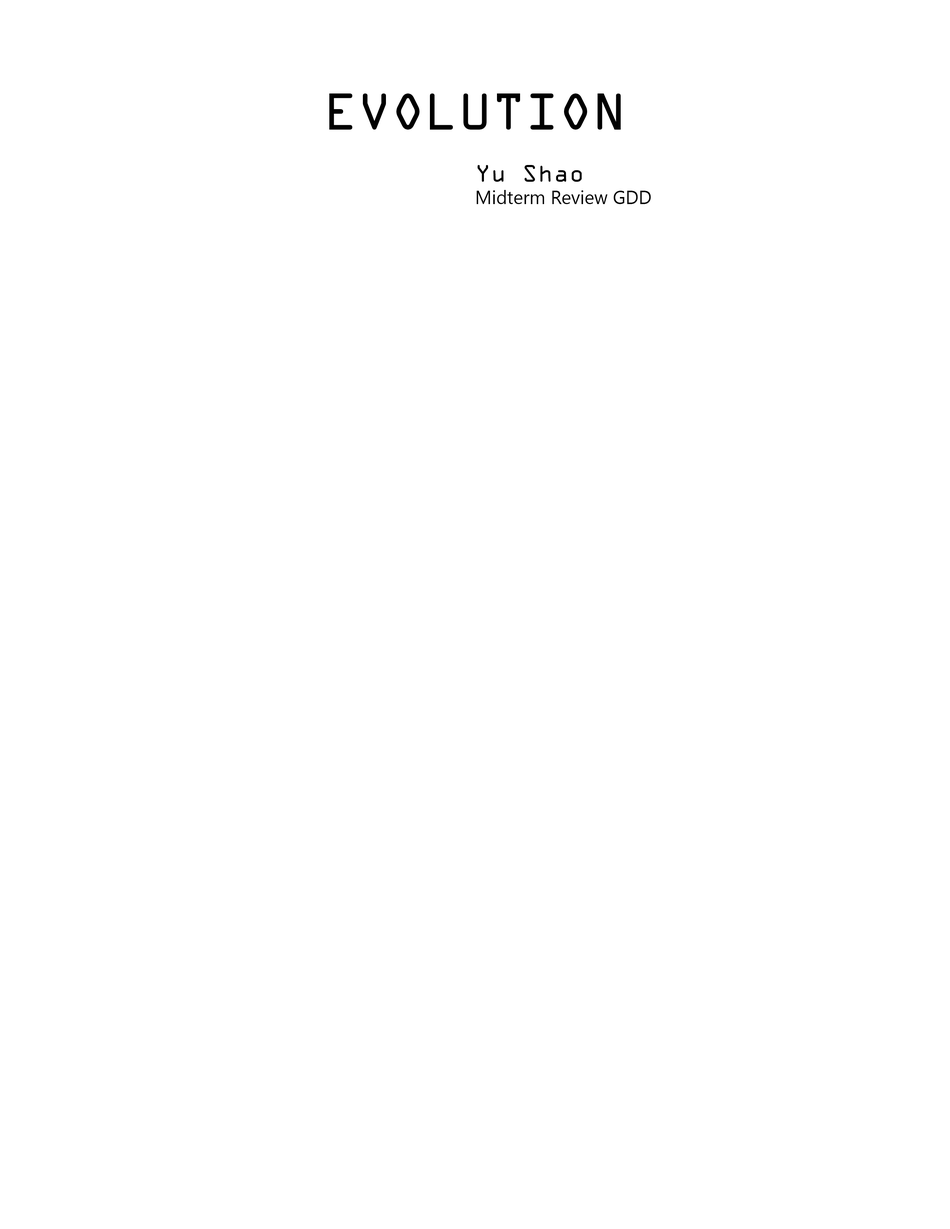
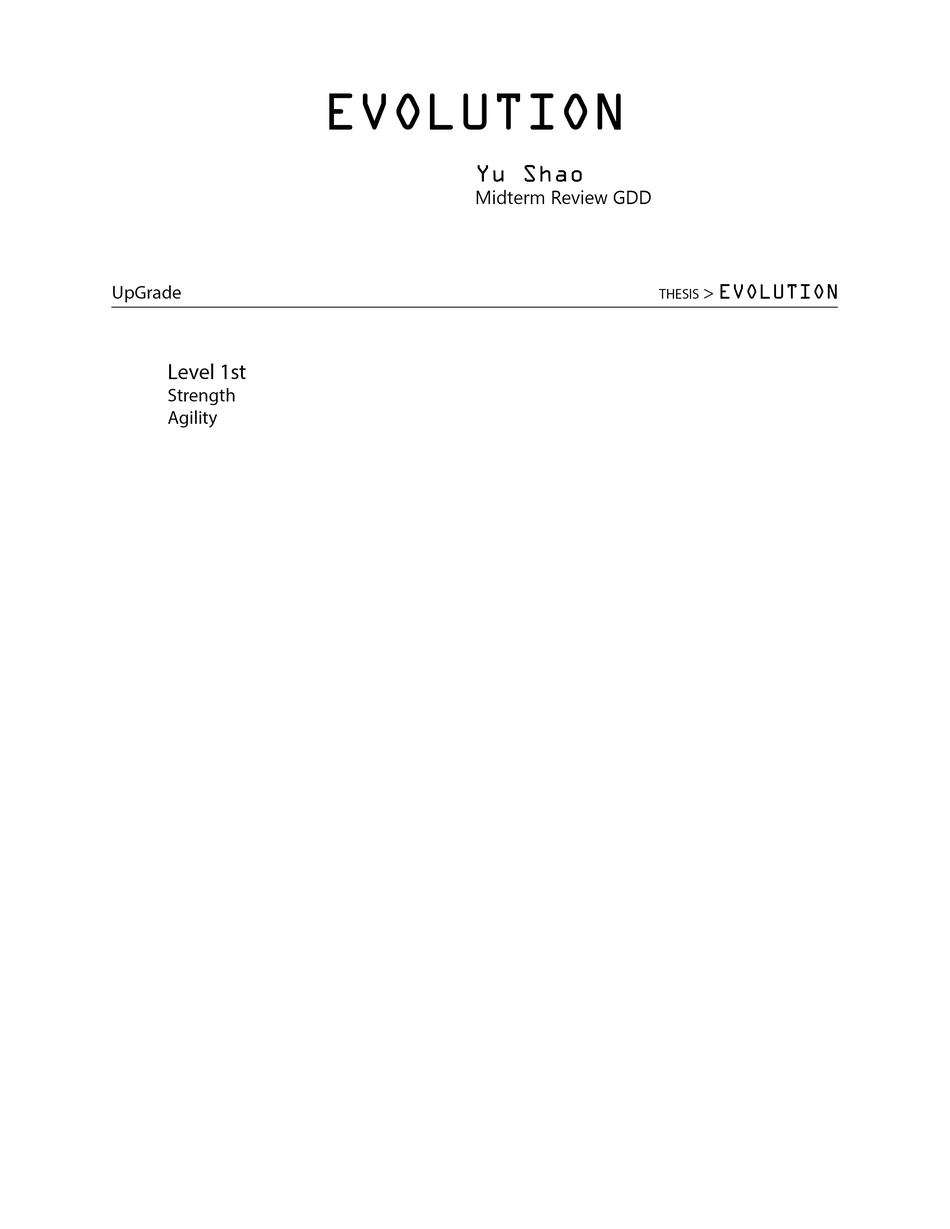
Before/after of a (950, 1229) layered artwork. What changed in the layer stack:
added layer "Level 1st Strength Agility" above "_______________________________________________________________" over (168, 363, 246, 429)
added layer "_______________________________________________________________" above "UpGrade" over (111, 306, 838, 308)
added layer "UpGrade" above "EVOLUTION Yu Shao Midterm Review GDD" over (112, 284, 837, 303)
